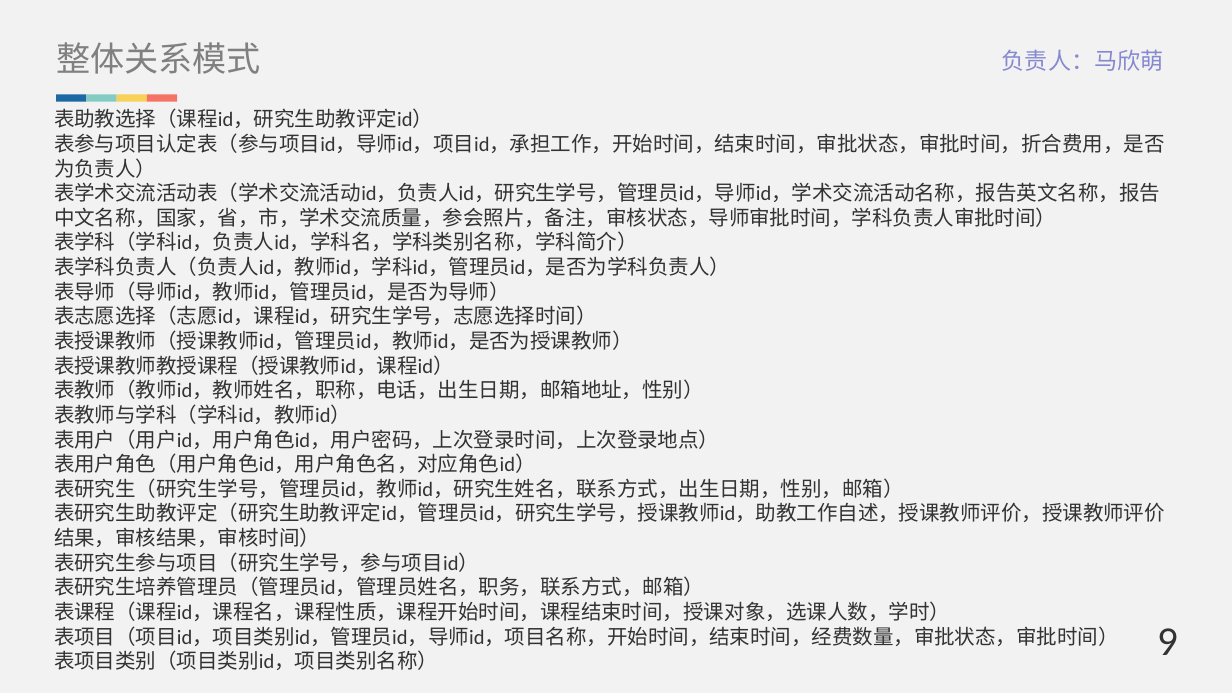
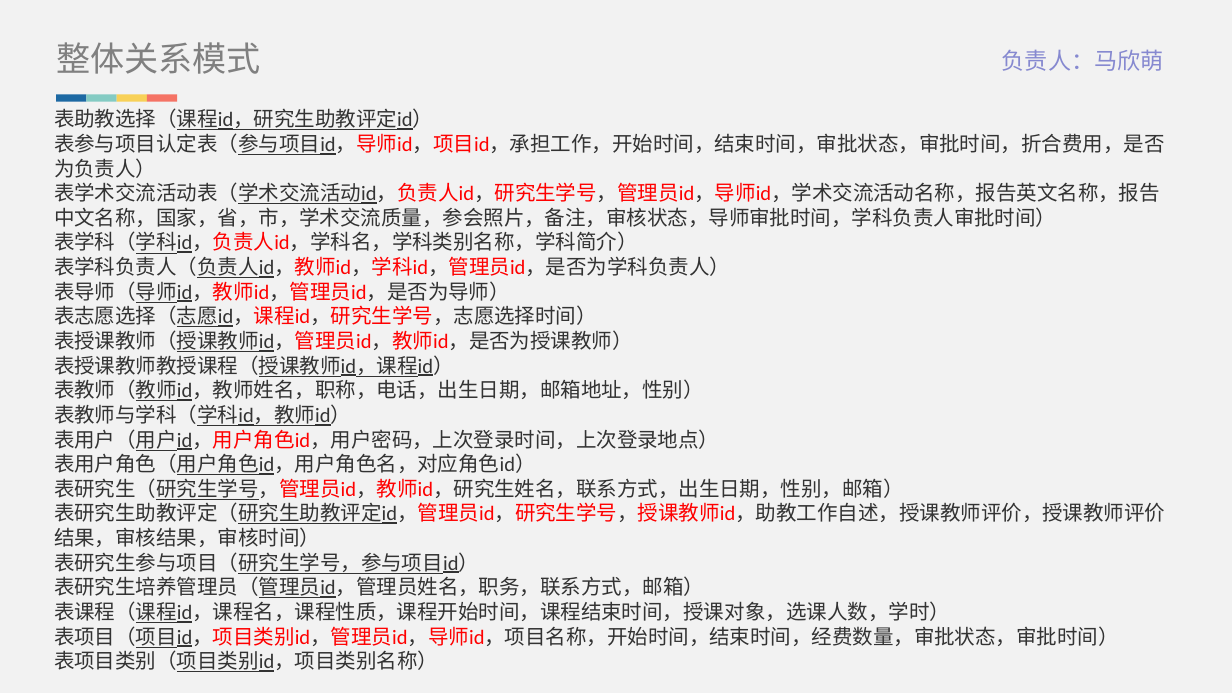
Before and after one commit to Brief-drizzle/database-ks, a slide deck: slide 14 of doc/答辩ppt.pptx. Drawn at 1232x693 pixels with LibreOffice and Linux fonts; fonts in the diff are those of the drawing. Boxes give left, top, right and bottom in pixels: in the first picture for what was removed or moved away, otherwise in the second. Text is boxed around its words. In the diff, an @@ line names an element or a change of style, - is before the commit and + after.

```diff
--- a/doc/答辩ppt.pptx
+++ b/doc/答辩ppt.pptx
@@ text "表助教选择（课程id，研究生助教评定id）" at (54,108,1165,672): underline on in "表助教选择（课程id，研究生助教评定id）", "表参与项目认定表（参与项目id，导师id，项目id，承担工作，开始时间，结束时间，审批状态，审批时间，折合费用，是否为负 ...", "表学术交流活动表（学术交流活动id，负责人id，研究生学号，管理员id，导师id，学术交流活动名称，报告英文名称，报告中 ...", "表学科（学科id，负责人id，学科名，学科类别名称，学科简介）" and 16 more places; text colour #333333 to #FF0000 in "表参与项目认定表（参与项目id，导师id，项目id，承担工作，开始时间，结束时间，审批状态，审批时间，折合费用，是否为负 ...", "表学术交流活动表（学术交流活动id，负责人id，研究生学号，管理员id，导师id，学术交流活动名称，报告英文名称，报告中 ...", "表学科（学科id，负责人id，学科名，学科类别名称，学科简介）", "表学科负责人（负责人id，教师id，学科id，管理员id，是否为学科负责人）" and 7 more places @@
@@ text removed at (1157,628,1178,655) @@
-9
```
Also in this commit, not shown: 22 other slides changed, 5 slides added, 3 other files.
